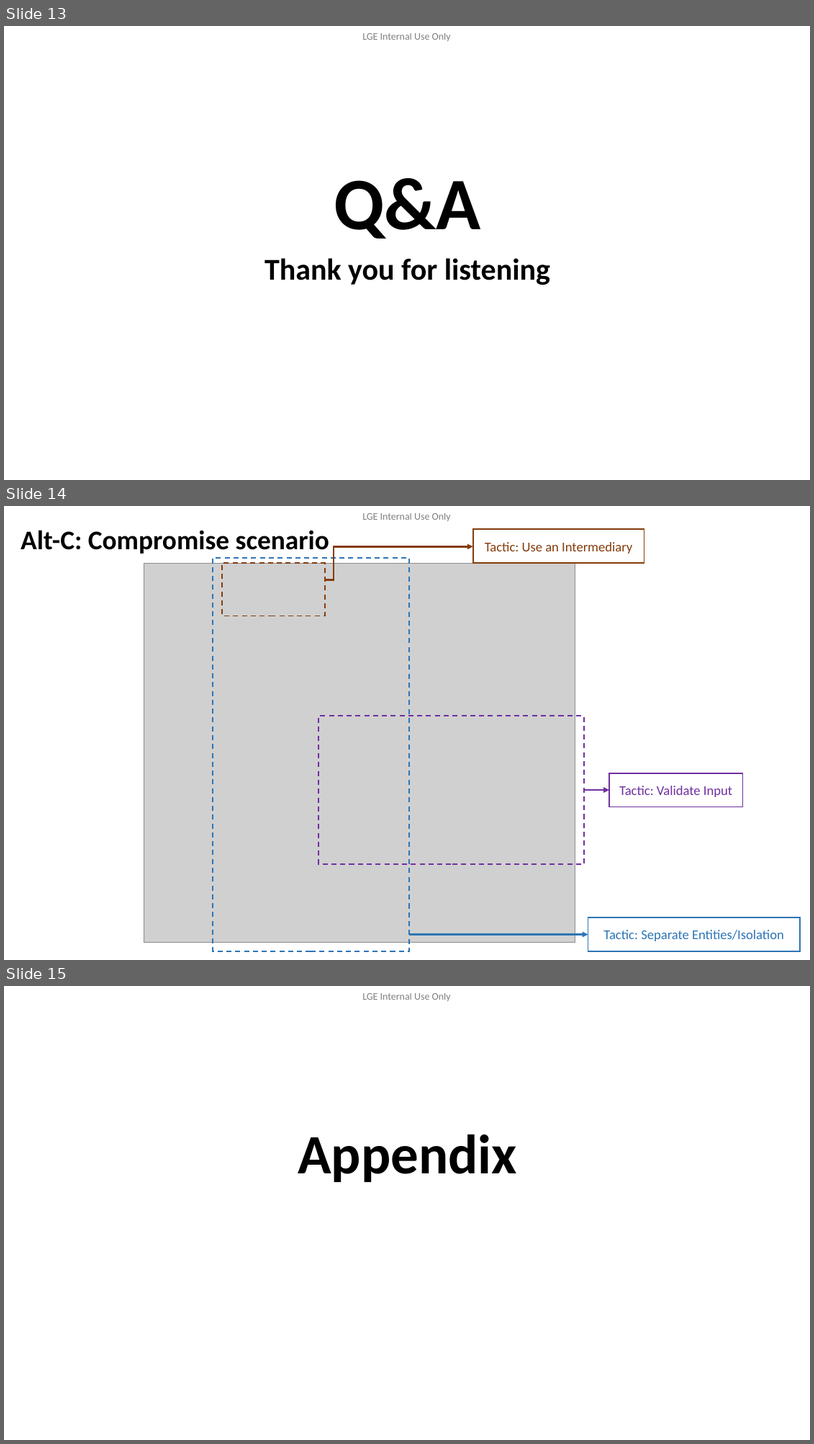
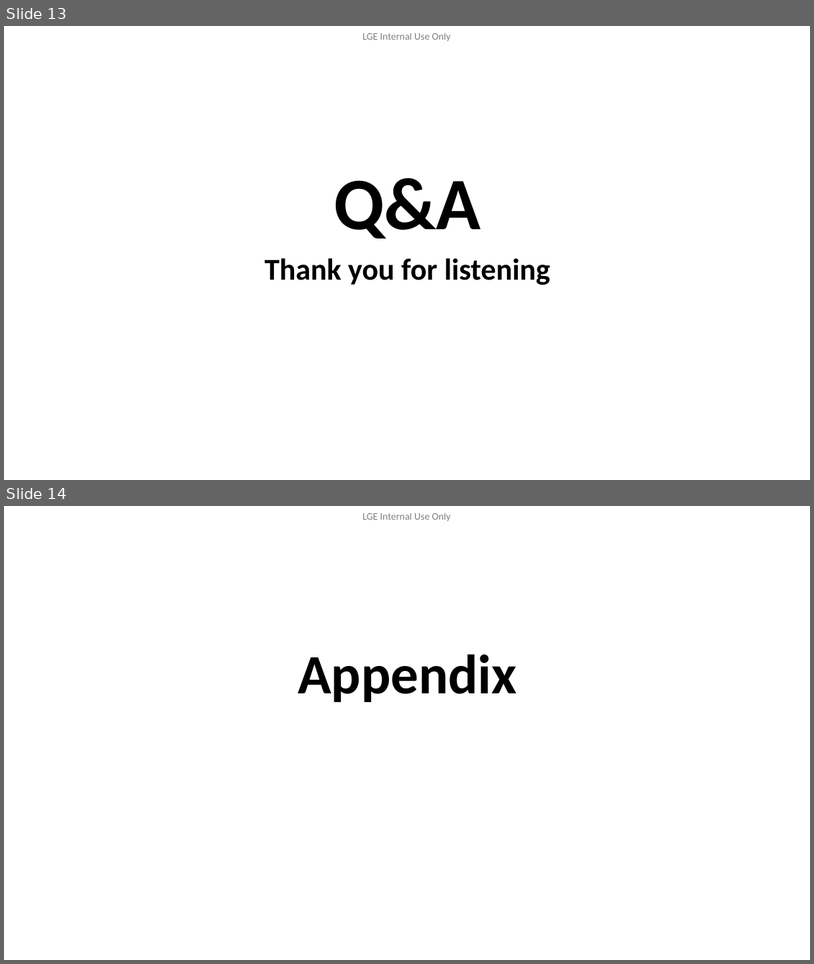
Before and after one commit to btqt/fe, a slide deck: design/FE_phi.vu_Design of Secure Remote Diag on Container Separation Architecture_3rd.pptx. Shown one above the other, each under a label of ours: slides 13, 14 and 15 before the commit, slides 13 and 14 after it. The pictures are 814x1444 and 814x964 pixels, drawn with LibreOffice and Linux fonts; fonts in the diff are those of the drawing; grey boxes stand for pictures; background and template pictures are left out. Boxes give left, top, right and bottom in pixels: in the first picture for what was removed or moved away, otherwise in the second. Text is boxed around its words. In the diff, an @@ line names an element or a change of style, - is before the commit and + after.

```diff
--- a/design/FE_phi.vu_Design of Secure Remote Diag on Container Separation Architecture_3rd.pptx
+++ b/design/FE_phi.vu_Design of Secure Remote Diag on Container Separation Architecture_3rd.pptx
@@ slide 14 removed at (x1=4, y1=506, x2=810, y2=960), background #FFFFFF; not listed: 1 template element that a slide beside it also shows @@
@@ title removed at (x1=21, y1=530, x2=329, y2=554) @@
-Alt-C: Compromise scenario
@@ elbow arrow removed from (325, 580) to (473, 546) @@
@@ rectangle removed at (x1=473, y1=529, x2=645, y2=563) @@
-Tactic: Use an Intermediary
@@ picture removed at (x1=144, y1=563, x2=576, y2=942) @@
@@ rectangle removed at (x1=213, y1=557, x2=409, y2=951) @@
@@ rectangle removed at (x1=222, y1=563, x2=325, y2=615) @@
@@ rectangle removed at (x1=319, y1=716, x2=584, y2=864) @@
@@ rectangle removed at (x1=610, y1=773, x2=743, y2=807) @@
-Tactic: Validate Input
@@ arrow removed from (585, 790) to (610, 790) @@
@@ arrow removed from (409, 934) to (589, 934) @@
@@ rectangle removed at (x1=589, y1=917, x2=801, y2=951) @@
-Tactic: Separate Entities/Isolation
@@ what was slide 15 is now slide 14 @@
```
Also in this commit, not shown: 3 slides changed, 2 slides added, 1 other slide removed, 8 other files.
